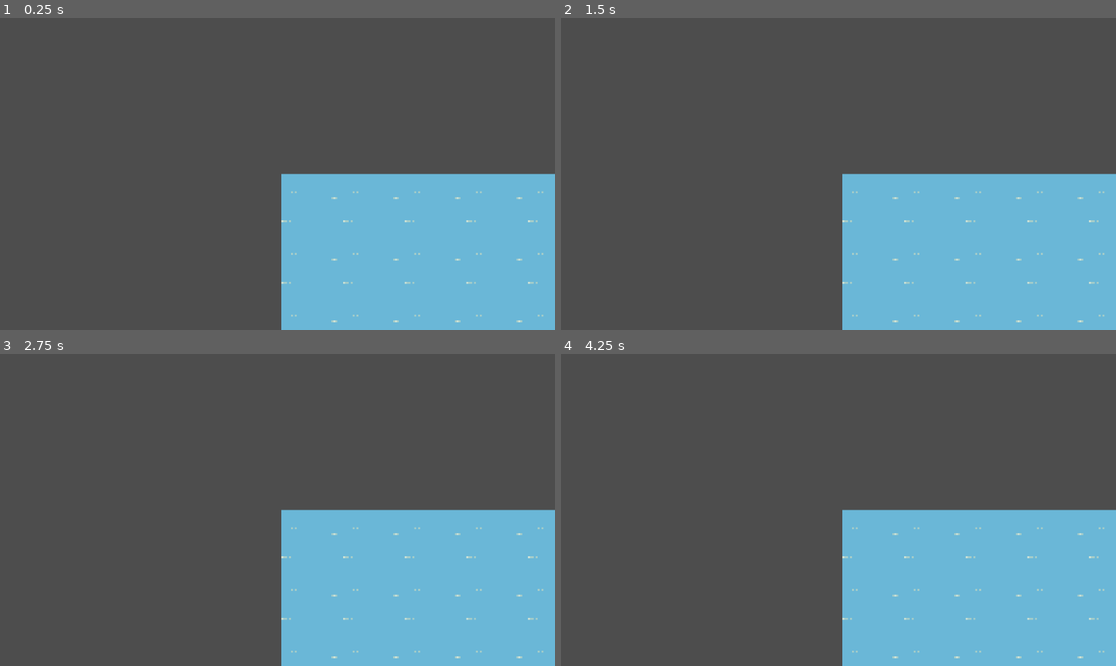
Above: before the commit, frames 1-4 (two rows, left to right).
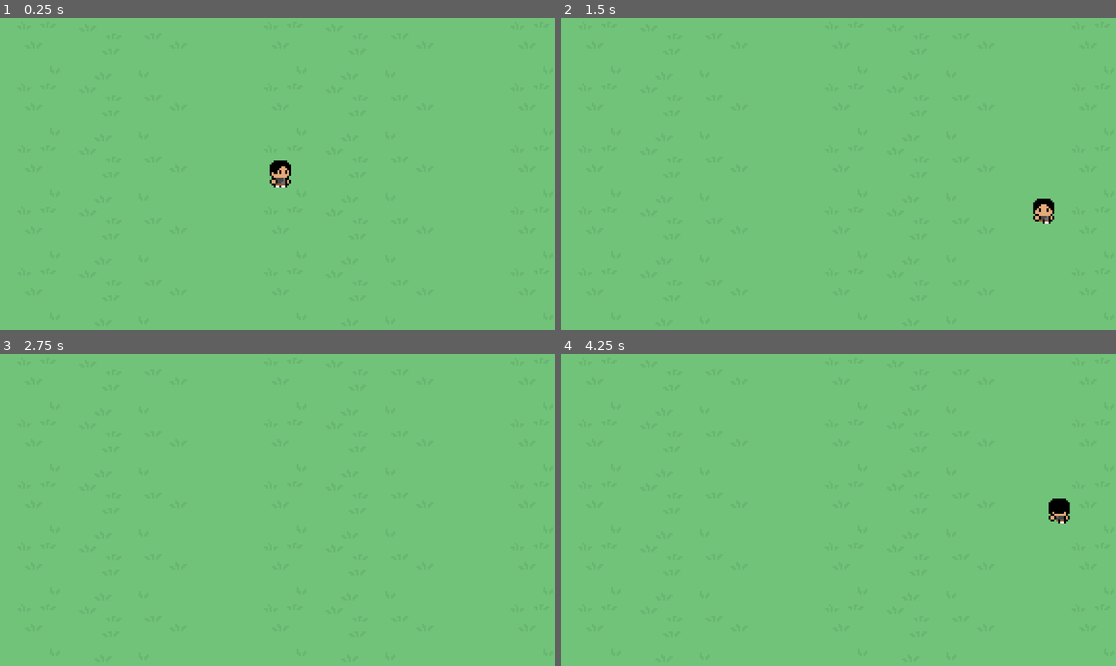
Above: after the commit, the same moments.

Repository: raul4500/mundo-financeiro
Game: Godot game, scene res://scenes/main_game.tscn
Two runs of this game, one before a commit and one after it. Both use one fixed random seed, a clock stepped at 60 frames per second and the inputs below.
Inputs:
- Up to frame 1 (0.25 s): no input
- Up to frame 2 (1.5 s): hold D (move_right) 0.53-1.28 s; hold Shift (run) 0.53-1.28 s; hold S (move_down) from 1.28 s (still down); tap Shift (run) at 1.35 s
- Up to frame 3 (2.75 s): release S (move_down) at 2.03 s; hold D (move_right) from 2.03 s (still down); hold Shift (run) from 2.03 s (still down)
- Up to frame 4 (4.25 s): tap Enter at 2.75 s; release D (move_right) at 2.78 s; release Shift (run) at 2.78 s; hold W (move_up) 2.78-3.53 s; tap Shift (run) at 2.85 s; tap Space at 3.5 s; hold A (move_left) from 3.53 s (still down); hold Shift (run) from 3.53 s (still down)

The runs differ from the first frame. In frame 1, 100% of the frame differs, in the area x 0-100%, y 0-100%; in frame 2, 100%; in frame 3, 100%; in frame 4, 100%.

Commit message:
new sprites

Diff:
--- a/scenes/raul.tscn
+++ b/scenes/raul.tscn
@@ -1,54 +1,222 @@
 [gd_scene format=3 uid="uid://dvmwawx2u4pmd"]
 
 [ext_resource type="Script" uid="uid://dptvik7w1jura" path="res://scripts/character_body_2d.gd" id="1_ym3ap"]
-[ext_resource type="Texture2D" uid="uid://d4d8a5e5xp6sx" path="res://assests/sprites/Raul/pixil-frame-0.png" id="2_ubotu"]
+[ext_resource type="Texture2D" uid="uid://cngb5cgrpieyt" path="res://assests/sprites/Raul/pixil-layer-main.png" id="2_ym3ap"]
+
+[sub_resource type="AtlasTexture" id="AtlasTexture_ubotu"]
+atlas = ExtResource("2_ym3ap")
+region = Rect2(32, 128, 16, 16)
+
+[sub_resource type="AtlasTexture" id="AtlasTexture_nd53j"]
+atlas = ExtResource("2_ym3ap")
+region = Rect2(48, 128, 16, 16)
+
+[sub_resource type="AtlasTexture" id="AtlasTexture_qqps5"]
+atlas = ExtResource("2_ym3ap")
+region = Rect2(64, 128, 16, 16)
+
+[sub_resource type="AtlasTexture" id="AtlasTexture_6tl46"]
+atlas = ExtResource("2_ym3ap")
+region = Rect2(80, 128, 16, 16)
+
+[sub_resource type="AtlasTexture" id="AtlasTexture_r8cdw"]
+atlas = ExtResource("2_ym3ap")
+region = Rect2(32, 64, 16, 16)
+
+[sub_resource type="AtlasTexture" id="AtlasTexture_lgdl4"]
+atlas = ExtResource("2_ym3ap")
+region = Rect2(48, 64, 16, 16)
+
+[sub_resource type="AtlasTexture" id="AtlasTexture_7ea6t"]
+atlas = ExtResource("2_ym3ap")
+region = Rect2(64, 64, 16, 16)
 
 [sub_resource type="AtlasTexture" id="AtlasTexture_57vbp"]
-atlas = ExtResource("2_ubotu")
-region = Rect2(32, 128, 16, 16)
+atlas = ExtResource("2_ym3ap")
+region = Rect2(80, 64, 16, 16)
 
 [sub_resource type="AtlasTexture" id="AtlasTexture_7u122"]
-atlas = ExtResource("2_ubotu")
-region = Rect2(48, 128, 16, 16)
+atlas = ExtResource("2_ym3ap")
+region = Rect2(96, 64, 16, 16)
 
 [sub_resource type="AtlasTexture" id="AtlasTexture_5to2v"]
-atlas = ExtResource("2_ubotu")
-region = Rect2(64, 128, 16, 16)
+atlas = ExtResource("2_ym3ap")
+region = Rect2(112, 64, 16, 16)
 
 [sub_resource type="AtlasTexture" id="AtlasTexture_q8mku"]
-atlas = ExtResource("2_ubotu")
-region = Rect2(80, 128, 16, 16)
+atlas = ExtResource("2_ym3ap")
+region = Rect2(128, 64, 16, 16)
+
+[sub_resource type="AtlasTexture" id="AtlasTexture_tfioo"]
+atlas = ExtResource("2_ym3ap")
+region = Rect2(144, 64, 16, 16)
+
+[sub_resource type="AtlasTexture" id="AtlasTexture_3swiw"]
+atlas = ExtResource("2_ym3ap")
+region = Rect2(32, 96, 16, 16)
+
+[sub_resource type="AtlasTexture" id="AtlasTexture_rycnc"]
+atlas = ExtResource("2_ym3ap")
+region = Rect2(48, 96, 16, 16)
+
+[sub_resource type="AtlasTexture" id="AtlasTexture_gmkwl"]
+atlas = ExtResource("2_ym3ap")
+region = Rect2(64, 96, 16, 16)
+
+[sub_resource type="AtlasTexture" id="AtlasTexture_mvey6"]
+atlas = ExtResource("2_ym3ap")
+region = Rect2(80, 96, 16, 16)
+
+[sub_resource type="AtlasTexture" id="AtlasTexture_sdmjr"]
+atlas = ExtResource("2_ym3ap")
+region = Rect2(96, 96, 16, 16)
+
+[sub_resource type="AtlasTexture" id="AtlasTexture_n882h"]
+atlas = ExtResource("2_ym3ap")
+region = Rect2(112, 96, 16, 16)
+
+[sub_resource type="AtlasTexture" id="AtlasTexture_rfb7k"]
+atlas = ExtResource("2_ym3ap")
+region = Rect2(128, 96, 16, 16)
+
+[sub_resource type="AtlasTexture" id="AtlasTexture_8gsli"]
+atlas = ExtResource("2_ym3ap")
+region = Rect2(144, 96, 16, 16)
+
+[sub_resource type="AtlasTexture" id="AtlasTexture_8rg5s"]
+atlas = ExtResource("2_ym3ap")
+region = Rect2(32, 32, 16, 16)
+
+[sub_resource type="AtlasTexture" id="AtlasTexture_fwpxy"]
+atlas = ExtResource("2_ym3ap")
+region = Rect2(48, 32, 16, 16)
+
+[sub_resource type="AtlasTexture" id="AtlasTexture_korec"]
+atlas = ExtResource("2_ym3ap")
+region = Rect2(64, 32, 16, 16)
+
+[sub_resource type="AtlasTexture" id="AtlasTexture_xjtnq"]
+atlas = ExtResource("2_ym3ap")
+region = Rect2(80, 32, 16, 16)
+
+[sub_resource type="AtlasTexture" id="AtlasTexture_tck08"]
+atlas = ExtResource("2_ym3ap")
+region = Rect2(96, 32, 16, 16)
+
+[sub_resource type="AtlasTexture" id="AtlasTexture_rujxy"]
+atlas = ExtResource("2_ym3ap")
+region = Rect2(112, 32, 16, 16)
+
+[sub_resource type="AtlasTexture" id="AtlasTexture_c424w"]
+atlas = ExtResource("2_ym3ap")
+region = Rect2(128, 32, 16, 16)
+
+[sub_resource type="AtlasTexture" id="AtlasTexture_4w143"]
+atlas = ExtResource("2_ym3ap")
+region = Rect2(144, 32, 16, 16)
 
 [sub_resource type="SpriteFrames" id="SpriteFrames_4w143"]
 animations = [{
 "frames": [{
 "duration": 1.0,
-"texture": SubResource("AtlasTexture_57vbp")
-}, {
-"duration": 1.0,
-"texture": SubResource("AtlasTexture_7u122")
-}, {
-"duration": 1.0,
-"texture": SubResource("AtlasTexture_5to2v")
-}, {
-"duration": 1.0,
-"texture": SubResource("AtlasTexture_q8mku")
+"texture": SubResource("AtlasTexture_ubotu")
+}, {
+"duration": 1.0,
+"texture": SubResource("AtlasTexture_nd53j")
+}, {
+"duration": 1.0,
+"texture": SubResource("AtlasTexture_qqps5")
+}, {
+"duration": 1.0,
+"texture": SubResource("AtlasTexture_6tl46")
 }],
 "loop": true,
 "name": &"default",
 "speed": 5.0
 }, {
-"frames": [],
+"frames": [{
+"duration": 1.0,
+"texture": SubResource("AtlasTexture_r8cdw")
+}, {
+"duration": 1.0,
+"texture": SubResource("AtlasTexture_lgdl4")
+}, {
+"duration": 1.0,
+"texture": SubResource("AtlasTexture_7ea6t")
+}, {
+"duration": 1.0,
+"texture": SubResource("AtlasTexture_57vbp")
+}, {
+"duration": 1.0,
+"texture": SubResource("AtlasTexture_7u122")
+}, {
+"duration": 1.0,
+"texture": SubResource("AtlasTexture_5to2v")
+}, {
+"duration": 1.0,
+"texture": SubResource("AtlasTexture_q8mku")
+}, {
+"duration": 1.0,
+"texture": SubResource("AtlasTexture_tfioo")
+}],
 "loop": true,
 "name": &"down",
 "speed": 10.0
 }, {
-"frames": [],
+"frames": [{
+"duration": 1.0,
+"texture": SubResource("AtlasTexture_3swiw")
+}, {
+"duration": 1.0,
+"texture": SubResource("AtlasTexture_rycnc")
+}, {
+"duration": 1.0,
+"texture": SubResource("AtlasTexture_gmkwl")
+}, {
+"duration": 1.0,
+"texture": SubResource("AtlasTexture_mvey6")
+}, {
+"duration": 1.0,
+"texture": SubResource("AtlasTexture_sdmjr")
+}, {
+"duration": 1.0,
+"texture": SubResource("AtlasTexture_n882h")
+}, {
+"duration": 1.0,
+"texture": SubResource("AtlasTexture_rfb7k")
+}, {
+"duration": 1.0,
+"texture": SubResource("AtlasTexture_8gsli")
+}],
 "loop": true,
 "name": &"up",
 "speed": 10.0
 }, {
-"frames": [],
+"frames": [{
+"duration": 1.0,
+"texture": SubResource("AtlasTexture_8rg5s")
+}, {
+"duration": 1.0,
+"texture": SubResource("AtlasTexture_fwpxy")
+}, {
+"duration": 1.0,
+"texture": SubResource("AtlasTexture_korec")
+}, {
+"duration": 1.0,
+"texture": SubResource("AtlasTexture_xjtnq")
+}, {
+"duration": 1.0,
+"texture": SubResource("AtlasTexture_tck08")
+}, {
+"duration": 1.0,
+"texture": SubResource("AtlasTexture_rujxy")
+}, {
+"duration": 1.0,
+"texture": SubResource("AtlasTexture_c424w")
+}, {
+"duration": 1.0,
+"texture": SubResource("AtlasTexture_4w143")
+}],
 "loop": true,
 "name": &"walk",
 "speed": 10.0
@@ -64,6 +232,7 @@
 
 [node name="AnimatedSprite2D" type="AnimatedSprite2D" parent="CharacterBody2D" unique_id=3428264]
 sprite_frames = SubResource("SpriteFrames_4w143")
+animation = &"walk"
 autoplay = "default"
 
 [node name="CollisionShape2D" type="CollisionShape2D" parent="CharacterBody2D" unique_id=1630536554]
Not shown, changed: assests/sprites/Player_sprites/Player_sprites/death.png.import
Not shown, changed: assests/sprites/Player_sprites/Player_sprites/heartsprite.png.import
Not shown, changed: assests/sprites/Player_sprites/Player_sprites/hurt.png.import
Not shown, changed: assests/sprites/Player_sprites/Player_sprites/idle.png.import
Not shown, changed: assests/sprites/Player_sprites/Player_sprites/run.png.import
Not shown, changed: assests/sprites/Player_sprites/Player_sprites/walk.png.import
Not shown, added: assests/sprites/Raul/pixil-layer-main.png.import
